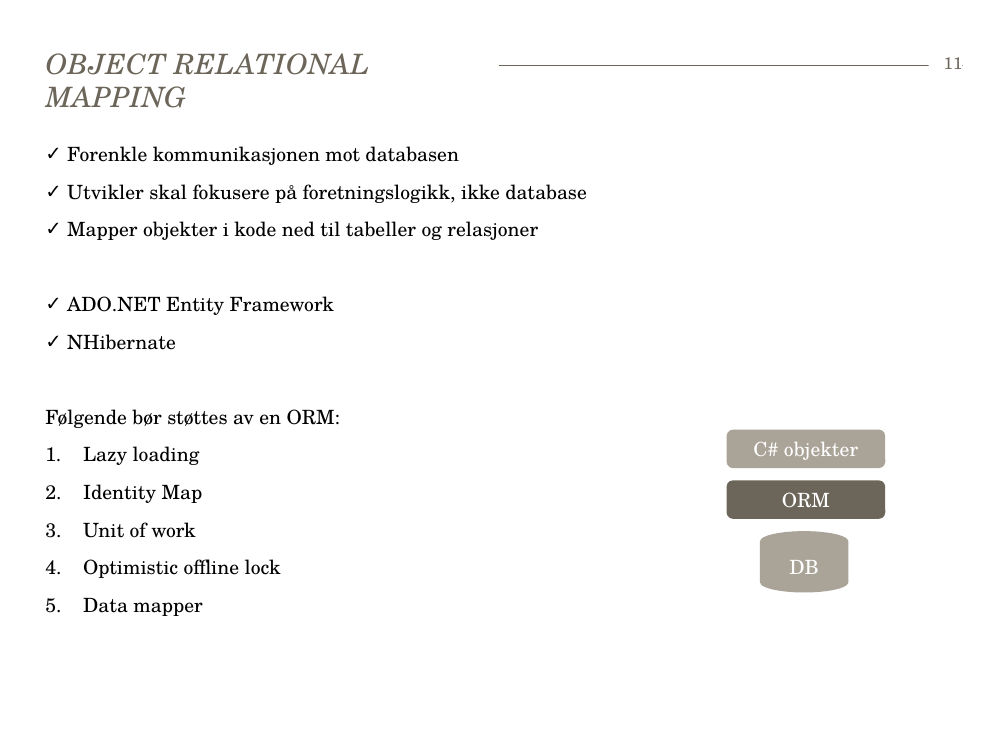
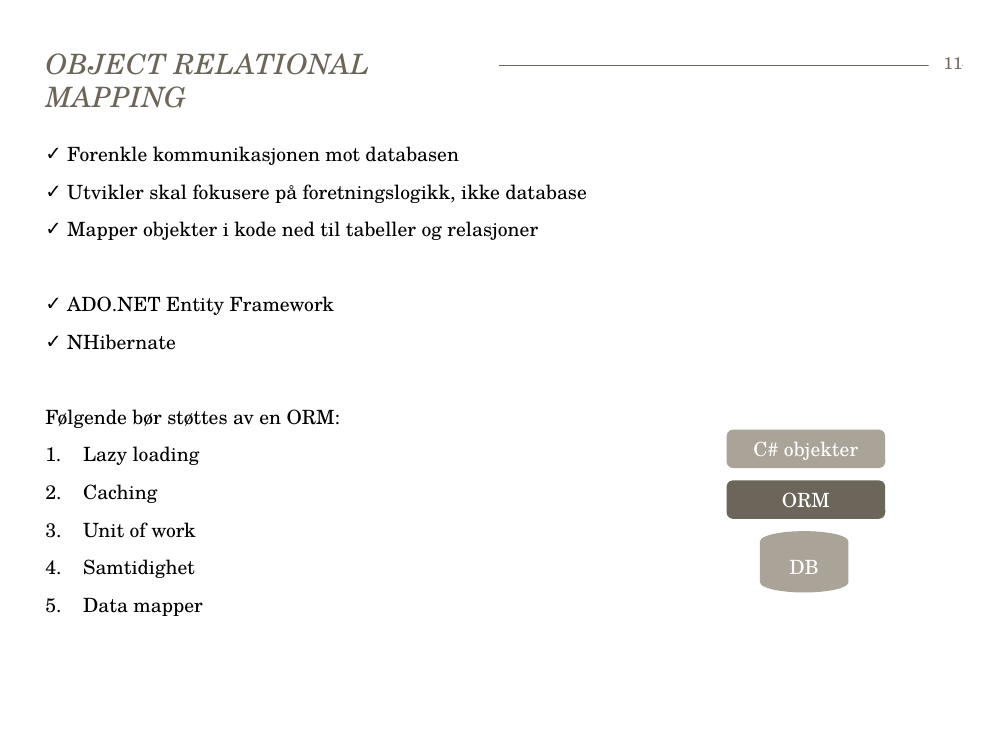
Before and after one commit to bekk/dotnetkurs, a slide deck: slide 11 of persistingData/persistingData.pptx. Drawn at 1008x756 pixels with LibreOffice and Linux fonts; fonts in the diff are those of the drawing. Boxes give left, top, right and bottom in pixels: in the first picture for what was removed or moved away, otherwise in the second. Text is boxed around its words. In the diff, an @@ line names an element or a change of style, - is before the commit and + after.

Commit message:
Update

```diff
--- a/persistingData/persistingData.pptx
+++ b/persistingData/persistingData.pptx
@@ text at (83, 484, 157, 503): text changed @@
-2. Identity Map
+2. Caching
@@ text at (83, 559, 195, 578): text changed @@
-4. Optimistic offline lock
+4. Samtidighet
```
Also in this commit, not shown: 1 other slide changed.
